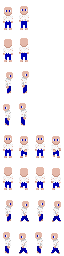
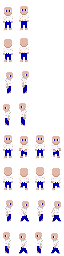
Revision of a layered 64 x 256 image; what changed, layer by layer:
painted on "Hintergrund" over (51, 208, 58, 217)
